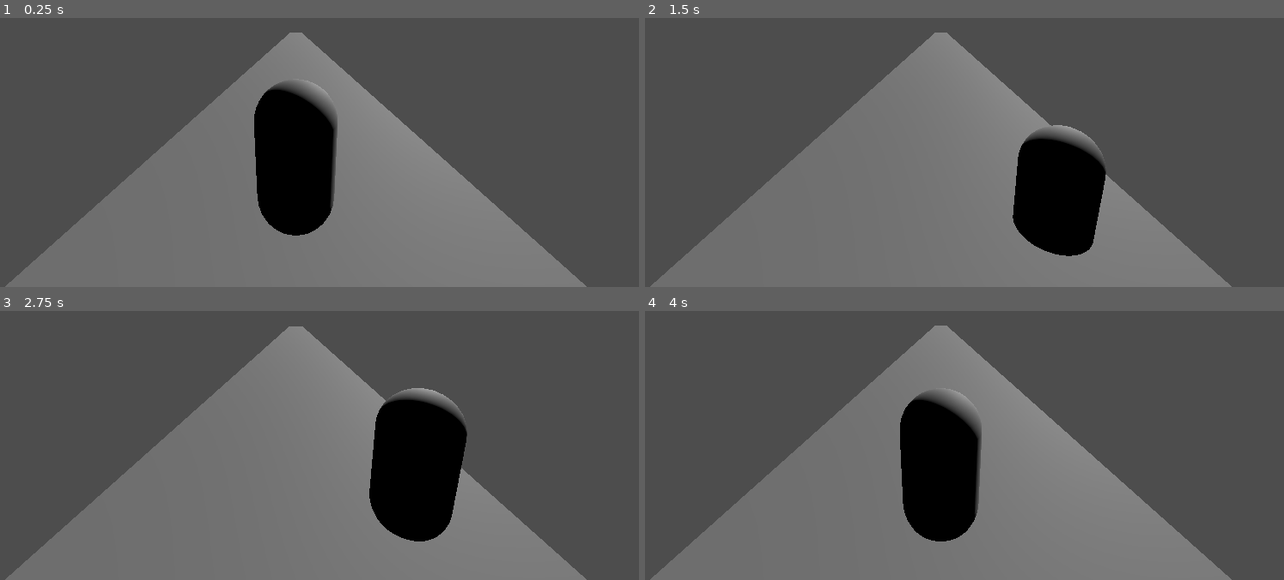
Above: before the commit, frames 1-4 (two rows, left to right).
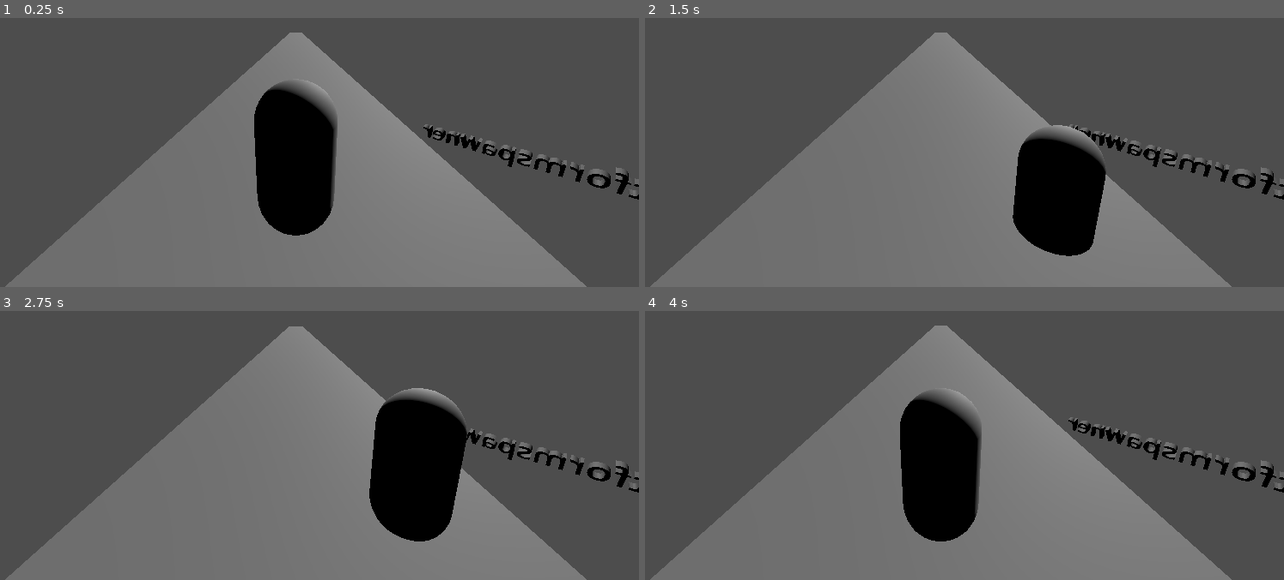
Above: after the commit, the same moments.

Repository: romanarmaan86-glitch/Manda-Run
Game: Godot game, scene res://Main.tscn
The game is run twice, just before and just after one commit, with the same random seed, the same clock (stepped at 60 frames per second) and the same inputs.
Inputs:
- Up to frame 1 (0.25 s): no input
- Up to frame 2 (1.5 s): tap Enter at 0.5 s; hold Right (ui_right) 0.53-1.28 s; tap Space at 1.25 s; hold Down (ui_down) from 1.28 s (still down)
- Up to frame 3 (2.75 s): release Down (ui_down) at 2.03 s; hold Right (ui_right) from 2.03 s (still down)
- Up to frame 4 (4 s): tap Enter at 2.75 s; release Right (ui_right) at 2.78 s; hold Up (ui_up) 2.78-3.53 s; hold Left (ui_left) from 3.53 s (still down)

The runs differ from the first frame. In frame 1, 1.1% of the frame differs, in the area x 44-100%, y 7-68%; in frame 2, 1.1%; in frame 3, 0.9%; in frame 4, 1.2%, in the area x 39-100%, y 29-85%.

Commit message:
minor adjustments

Diff:
--- a/manda-run/Main.tscn
+++ b/manda-run/Main.tscn
@@ -2,8 +2,10 @@
 
 [ext_resource type="PackedScene" uid="uid://dfw6lps87ntor" path="res://platform.tscn" id="1_uu6xs"]
 [ext_resource type="PackedScene" uid="uid://c5h4sybc8glo6" path="res://player.tscn" id="2_r0du0"]
-[ext_resource type="PackedScene" uid="uid://ck0pmr4idf3gk" path="res://floor.tscn" id="3_cm0pq"]
 [ext_resource type="Script" uid="uid://hjtdcst0f1w7" path="res://platformspawner.gd" id="3_r0du0"]
+
+[sub_resource type="TextMesh" id="TextMesh_r0du0"]
+text = "Platformspawner"
 
 [node name="Gameworld" type="Node"]
 
@@ -16,13 +18,13 @@
 script = ExtResource("3_r0du0")
 platform_scene = ExtResource("1_uu6xs")
 
+[node name="MeshInstance3D" type="MeshInstance3D" parent="World3D/platformspawner"]
+transform = Transform3D(1.4745547, -0.30165115, 1.3170781, 0, 1.9495224, 0.4465002, -1.3511803, -0.3291945, 1.4373386, 0, 1, 3)
+mesh = SubResource("TextMesh_r0du0")
+
 [node name="Camera3D" type="Camera3D" parent="World3D"]
 transform = Transform3D(-2.1706747e-07, 0.25881907, -0.9659258, 1.1313334e-08, 0.9659259, 0.25881907, 1, 4.5253362e-08, -2.1259919e-07, -2.8507843, 2.5875745, 0)
 current = true
 
 [node name="DirectionalLight3D" type="DirectionalLight3D" parent="World3D"]
-transform = Transform3D(-0.5085188, 0.51043296, 0.69344574, -0.1294096, -0.84150636, 0.5245189, 0.85127074, 0.17698902, 0.49397647, 0, 0, 0)
-
-[node name="StaticBody3D" parent="." instance=ExtResource("3_cm0pq")]
-transform = Transform3D(1, 0, 0, 0, 1, 0, 0, 0, 1, 132.93236, 0, 0)
-visible = false
+transform = Transform3D(-0.5085188, 0.5104329, 0.6934457, -0.1294096, -0.8415065, 0.52451885, 0.85127074, 0.1769892, 0.49397674, 0, 0, 2)
--- a/manda-run/platform.tscn
+++ b/manda-run/platform.tscn
@@ -7,7 +7,7 @@
 [node name="StaticBody3D" type="StaticBody3D"]
 
 [node name="MeshInstance3D" type="MeshInstance3D" parent="."]
-transform = Transform3D(20, 0, 0, 0, 2, 0, 0, 0, 6, 0, -1, 0)
+transform = Transform3D(20.2, 0, 0, 0, 2, 0, 0, 0, 6, 0, -1, 0)
 mesh = SubResource("BoxMesh_5ajho")
 
 [node name="CollisionShape3D" type="CollisionShape3D" parent="."]
